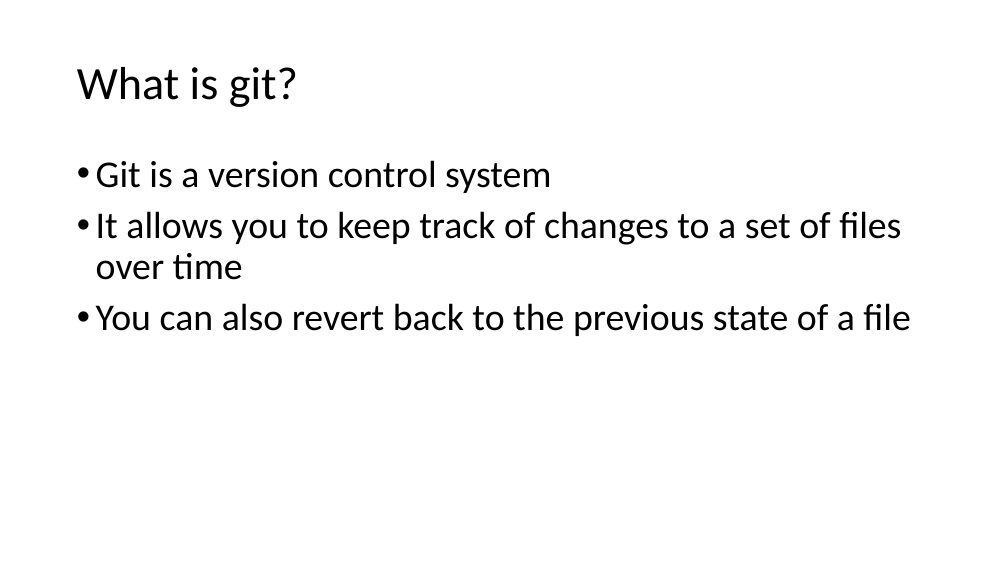
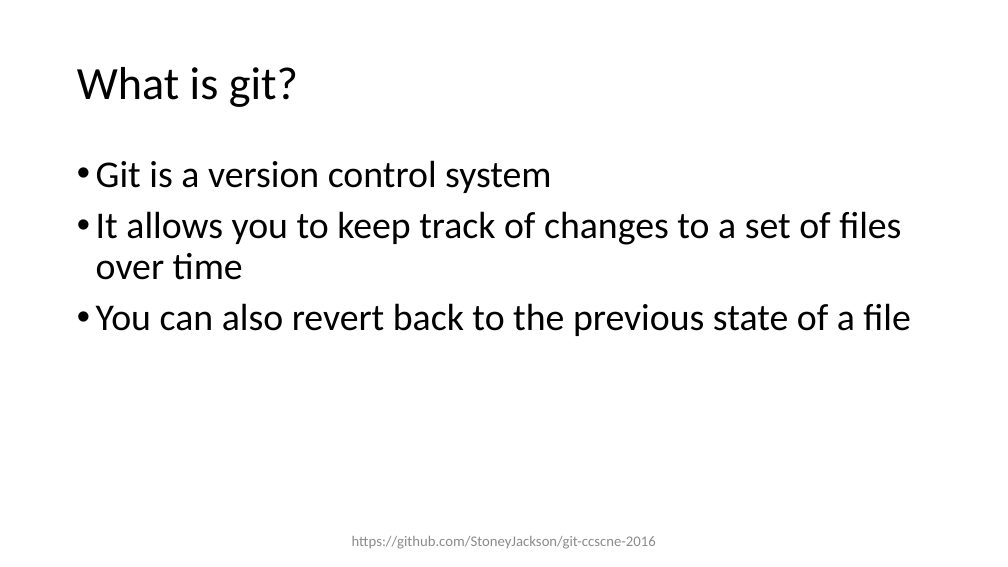
Before and after one commit to foss2serve/github-workflow-activity, a slide deck: slide 4 of tutorial1/Git-Tutorial1-CCSCNE-2016.pptx. Drawn at 1008x567 pixels with LibreOffice and Linux fonts; fonts in the diff are those of the drawing; background and template pictures are left out. Boxes give left, top, right and bottom in pixels: in the first picture for what was removed or moved away, otherwise in the second. Text is boxed around its words. In the diff, an @@ line names an element or a change of style, - is before the commit and + after.

```diff
--- a/tutorial1/Git-Tutorial1-CCSCNE-2016.pptx
+++ b/tutorial1/Git-Tutorial1-CCSCNE-2016.pptx
@@ text added at bbox=[352, 536, 656, 549], 14 pt, text #8C8C8C @@
+https://github.com/StoneyJackson/git-ccscne-2016
```
Also in this commit, not shown: 3 other slides changed.
